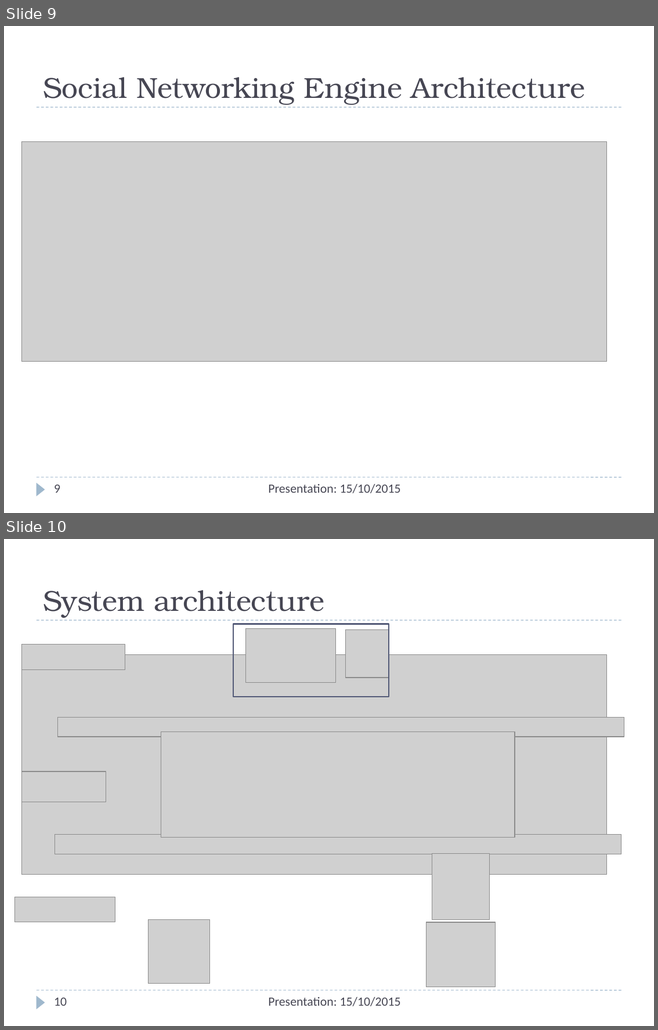
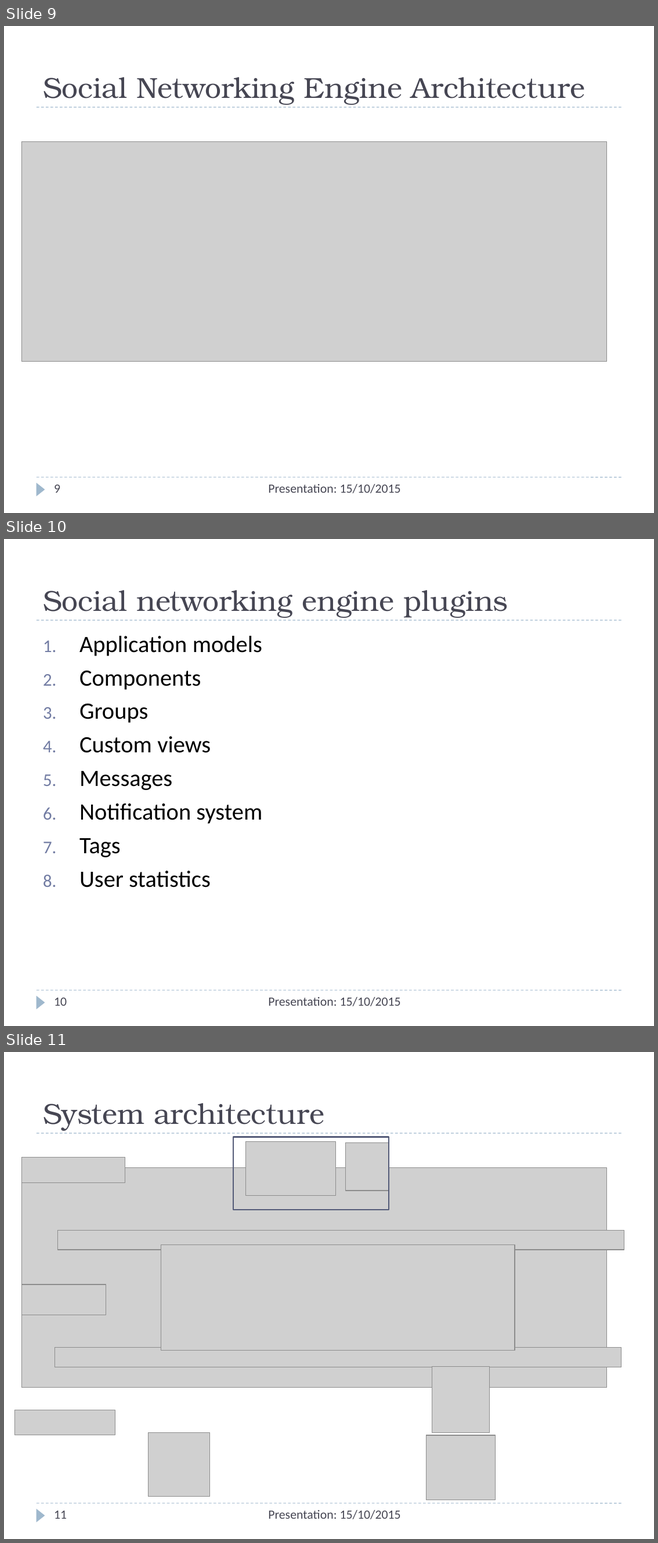
Before and after one commit to Christos-Papoulas/master_thesis, a slide deck: presentation/presentation.pptx. Shown one above the other, each under a label of ours: slides 9 and 10 before the commit, slides 9, 10 and 11 after it. The pictures are 658x1030 and 658x1543 pixels, drawn with LibreOffice and Linux fonts; fonts in the diff are those of the drawing; grey boxes stand for pictures. Boxes give left, top, right and bottom in pixels: in the first picture for what was removed or moved away, otherwise in the second. Text is boxed around its words. In the diff, an @@ line names an element or a change of style, - is before the commit and + after.

```diff
--- a/presentation/presentation.pptx
+++ b/presentation/presentation.pptx
@@ slide 10 added at box(4, 539, 654, 1026), background #FFFFFF; not listed: 3 template elements that a slide beside it also shows @@
@@ title added at box(43, 590, 508, 618), 32 pt, text #464653 @@
+Social networking engine plugins
@@ text added at box(79, 636, 262, 888), 26 pt, text #000000 @@
+1. Application models
+2. Components
+3. Groups
+4. Custom views
+5. Messages
+6. Notification system
+7. Tags
+8. User statistics
@@ page number added at box(54, 998, 67, 1006), 14 pt, text #464653 @@
+10
@@ text added at box(268, 997, 401, 1006), 14 pt, text #464653 @@
+Presentation: 15/10/2015
@@ what was slide 10 is now slide 11 @@
@@ page number at box(54, 1511, 67, 1519): text changed @@
-10
+11
```
Also in this commit, not shown: 6 slides changed, 3 other files.
